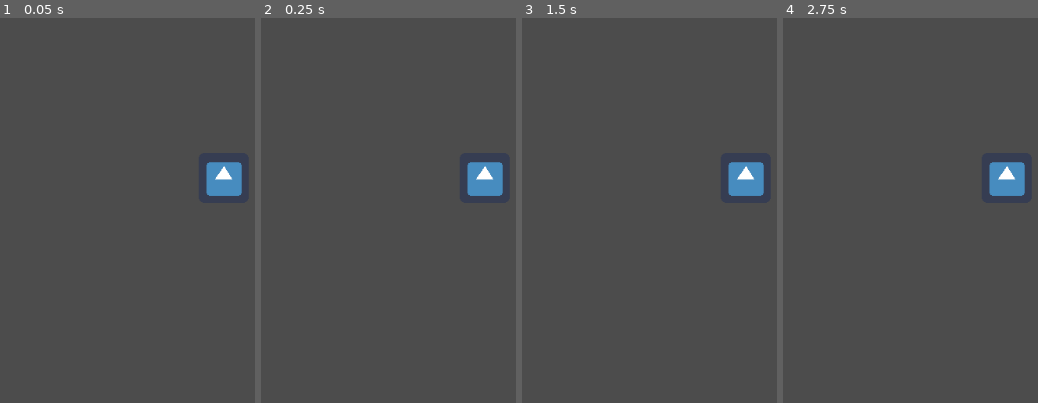
Above: before the commit, frames 1-4 (left to right).
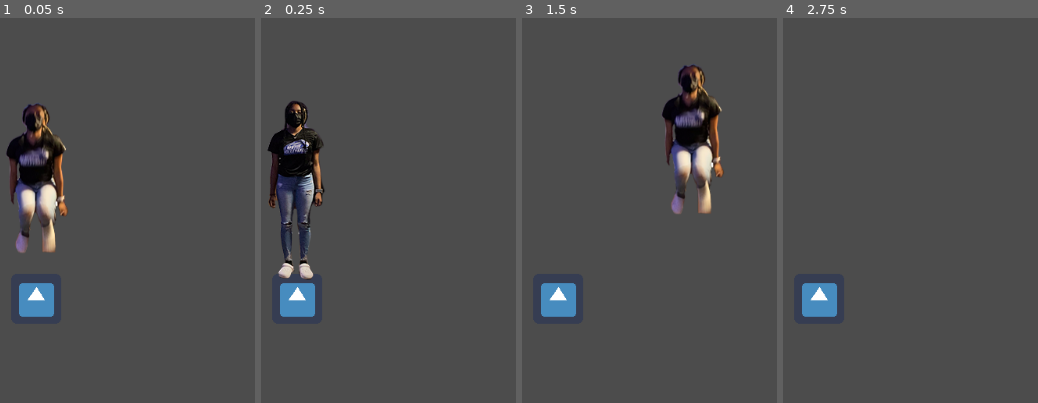
Above: after the commit, the same moments.

Repository: Gabbycl/AR218_Clay
Game: Godot game, scene res://Scene/Level1.tscn
Two runs of this game, one before a commit and one after it. Both use one fixed random seed, a clock stepped at 60 frames per second and the inputs below. The project has no main scene, so this scene is started directly. The engine's default icon, where the game draws it, is replaced by a stand-in: a white triangle on a blue panel in a dark square.
Inputs:
- Up to frame 1 (0.05 s): no input
- Up to frame 2 (0.25 s): no input
- Up to frame 3 (1.5 s): tap Enter at 0.5 s; hold D (right) from 0.53 s (still down); tap Space (jump) at 0.77 s
- Up to frame 4 (2.75 s): tap Space (jump) at 1.52 s; release D (right) at 2.03 s; hold A (left) from 2.03 s (still down)

The runs differ from the first frame. In frame 1, 7.8% of the frame differs, in the area x 2-95%, y 22-78%; in frame 2, 8.0%, in the area x 2-95%, y 21-78%; in frame 3, 7.8%; in frame 4, 2.4%.

Commit message:
Update

Diff:
--- a/PlatformGame/Scene/Level1.tscn
+++ b/PlatformGame/Scene/Level1.tscn
@@ -6,7 +6,7 @@
 [node name="Level1" type="Node2D"]
 
 [node name="Platform1" parent="." instance=ExtResource( 2 )]
-position = Vector2( 454, 205 )
+position = Vector2( 214, 360 )
 
 [node name="Player" parent="." instance=ExtResource( 1 )]
 position = Vector2( 211, 209 )
--- a/PlatformGame/Scene/Player.tscn
+++ b/PlatformGame/Scene/Player.tscn
@@ -1,46 +1,55 @@
-[gd_scene load_steps=5 format=2]
+[gd_scene load_steps=13 format=2]
 
-[ext_resource path="res://icon.png" type="Texture" id=1]
+[ext_resource path="res://Sprites/Empty_Sprite_256_Jump.png" type="Texture" id=1]
 [ext_resource path="res://Scene/Player.gd" type="Script" id=2]
+[ext_resource path="res://Sprites/Empty_Sprite_256.png" type="Texture" id=3]
+[ext_resource path="res://Sprites/Empty_Sprite_256_Crouch.png" type="Texture" id=4]
+[ext_resource path="res://Sprites/Empty_Sprite_256_Walk_1.png" type="Texture" id=5]
+[ext_resource path="res://Sprites/Empty_Sprite_256_Walk_2.png" type="Texture" id=6]
+[ext_resource path="res://Sprites/Empty_Sprite_256_Walk_4.png" type="Texture" id=7]
+[ext_resource path="res://Sprites/Empty_Sprite_256_Climb_2.png" type="Texture" id=8]
+[ext_resource path="res://Sprites/Empty_Sprite_256_Walk_3.png" type="Texture" id=9]
+[ext_resource path="res://Sprites/Empty_Sprite_256_Idle.png" type="Texture" id=10]
 
 [sub_resource type="SpriteFrames" id=1]
 animations = [ {
-"frames": [ ExtResource( 1 ) ],
+"frames": [ ExtResource( 10 ) ],
 "loop": true,
 "name": "idle",
 "speed": 5.0
 }, {
-"frames": [  ],
+"frames": [ ExtResource( 5 ), ExtResource( 6 ), ExtResource( 9 ), ExtResource( 7 ) ],
 "loop": true,
 "name": "walk",
 "speed": 5.0
 }, {
-"frames": [  ],
+"frames": [ ExtResource( 8 ), ExtResource( 3 ) ],
 "loop": true,
-"name": "air",
+"name": "climb",
 "speed": 5.0
 }, {
-"frames": [  ],
+"frames": [ ExtResource( 4 ) ],
 "loop": true,
 "name": "crouch",
 "speed": 5.0
 }, {
-"frames": [  ],
+"frames": [ ExtResource( 1 ) ],
 "loop": true,
-"name": "climb",
+"name": "air",
 "speed": 5.0
 } ]
 
 [sub_resource type="CapsuleShape2D" id=2]
-radius = 27.0
-height = 92.0
+radius = 34.0
+height = 152.0
 
 [node name="Player" type="KinematicBody2D"]
 script = ExtResource( 2 )
 
 [node name="AnimatedSprite" type="AnimatedSprite" parent="."]
 frames = SubResource( 1 )
-animation = "air"
+animation = "idle"
 
 [node name="CollisionShape2D" type="CollisionShape2D" parent="."]
+position = Vector2( 1, 3 )
 shape = SubResource( 2 )
Not shown, added: PlatformGame/Sprites/Empty_Sprite_256.png.import
Not shown, added: PlatformGame/Sprites/Empty_Sprite_256_Climb_2.png.import
Not shown, added: PlatformGame/Sprites/Empty_Sprite_256_Crouch.png.import
Not shown, added: PlatformGame/Sprites/Empty_Sprite_256_Idle.png.import
Not shown, added: PlatformGame/Sprites/Empty_Sprite_256_Jump.png.import
Not shown, added: PlatformGame/Sprites/Empty_Sprite_256_Walk_1.png.import
Not shown, added: PlatformGame/Sprites/Empty_Sprite_256_Walk_2.png.import
Not shown, added: PlatformGame/Sprites/Empty_Sprite_256_Walk_3.png.import
Not shown, added: PlatformGame/Sprites/Empty_Sprite_256_Walk_4.png.import
